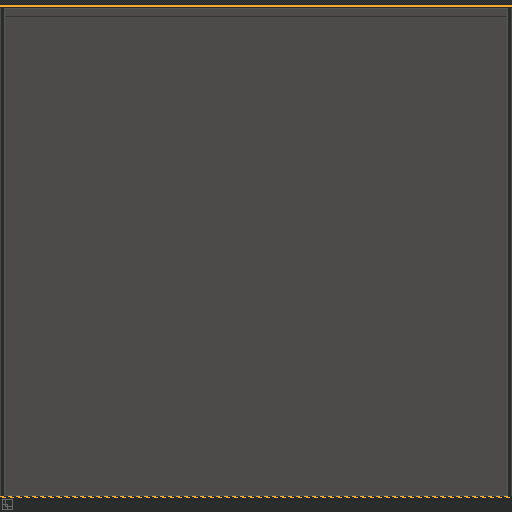
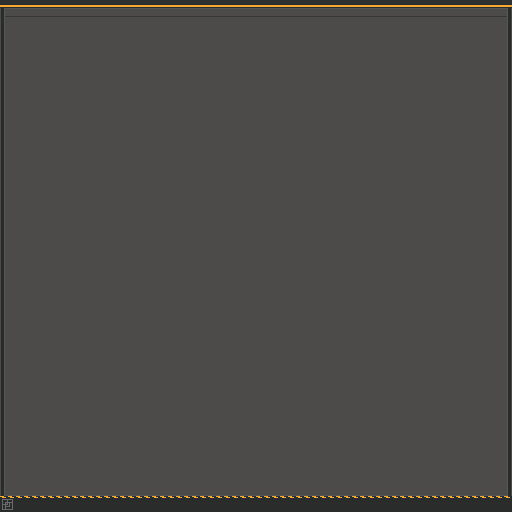
Before/after of a w=512, h=512 layered artwork. What changed in the layer stack:
renamed "icon" to "yatm.icon", painted on it over [5, 500, 12, 509]
